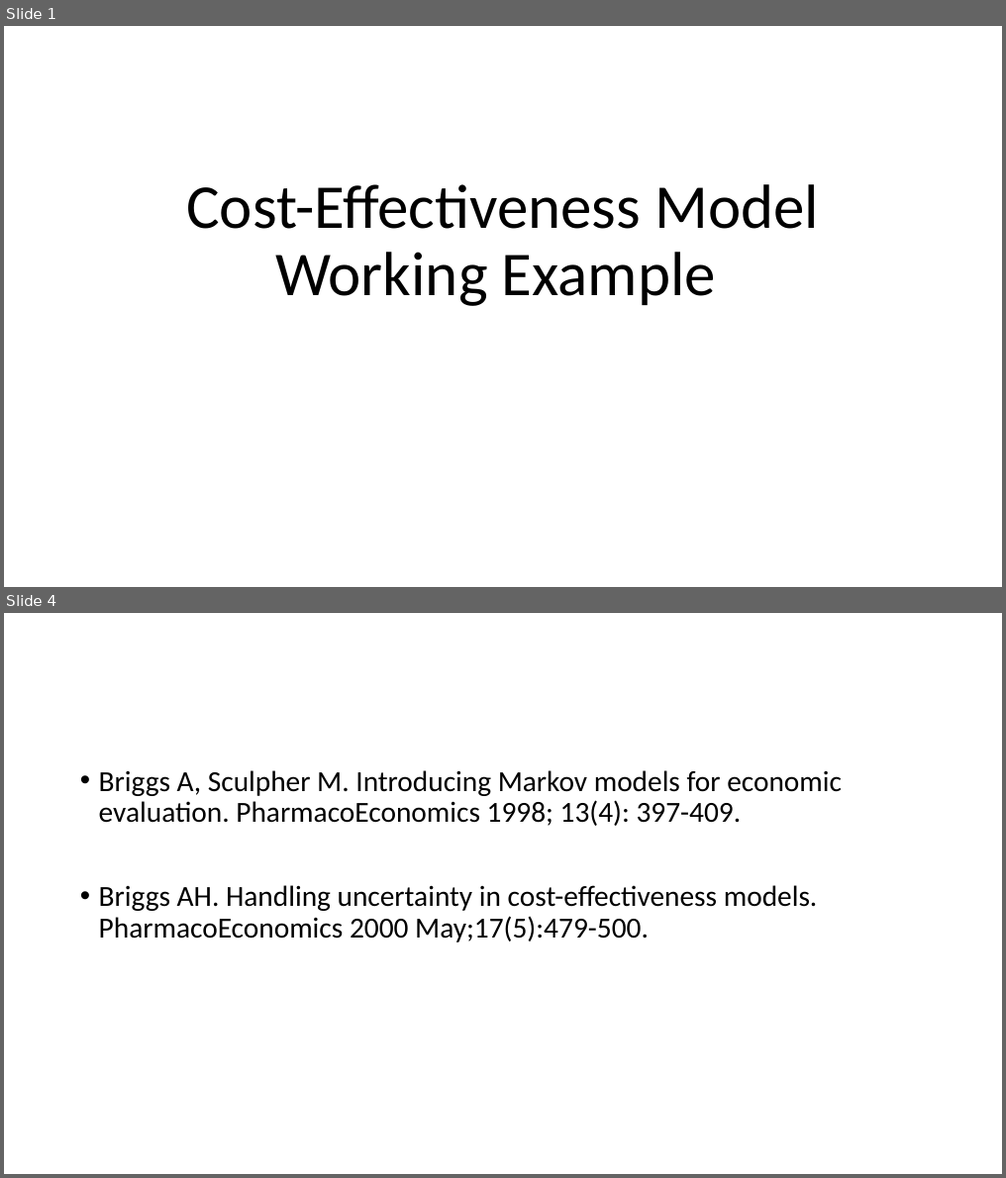
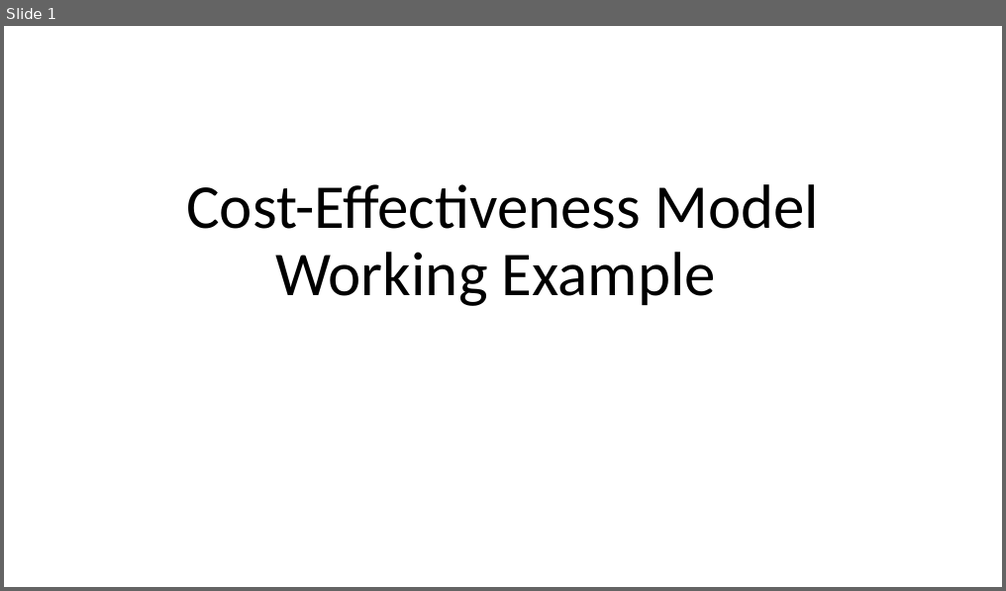
Before and after one commit to sophiefeldmanbright/ScHARR-open-science-workshop, a slide deck: content/resources/1-intro_Markov_model/Example-model.pptx. Shown one above the other, each under a label of ours: slides 1 and 4 before the commit, slide 1 after it; the slides between them are not shown. The pictures are 1006x1178 and 1006x591 pixels, drawn with LibreOffice and Linux fonts; fonts in the diff are those of the drawing. Boxes give left, top, right and bottom in pixels: in the first picture for what was removed or moved away, otherwise in the second. Text is boxed around its words. In the diff, an @@ line names an element or a change of style, - is before the commit and + after.

```diff
--- a/content/resources/1-intro_Markov_model/Example-model.pptx
+++ b/content/resources/1-intro_Markov_model/Example-model.pptx
@@ slide 4 removed at [4, 613, 1002, 1174], background #FFFFFF @@
@@ text removed at [99, 770, 842, 943] @@
-• Briggs A, Sculpher M. Introducing Markov models for economic evaluation. PharmacoEconomics 1998; 13(4): 397-409.
-• Briggs AH. Handling uncertainty in cost-effectiveness models. PharmacoEconomics 2000 May;17(5):479-500.
```
Also in this commit, not shown: 2 slides added, 3 other slides removed, 12 other files.
